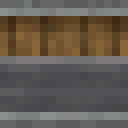
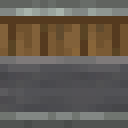
Comparing the layer stacks of the two 128x128 images. Changes:
added layer "Calque copié #2" above "Calque copié #1" over (8, 88, 64, 112)
added layer "Calque copié #1" above "Calque copié" over (0, 0, 128, 128)
hid "Calque copié" over (8, 88, 64, 112)
hid "monitor_normal_34.png" over (0, 0, 128, 128)
